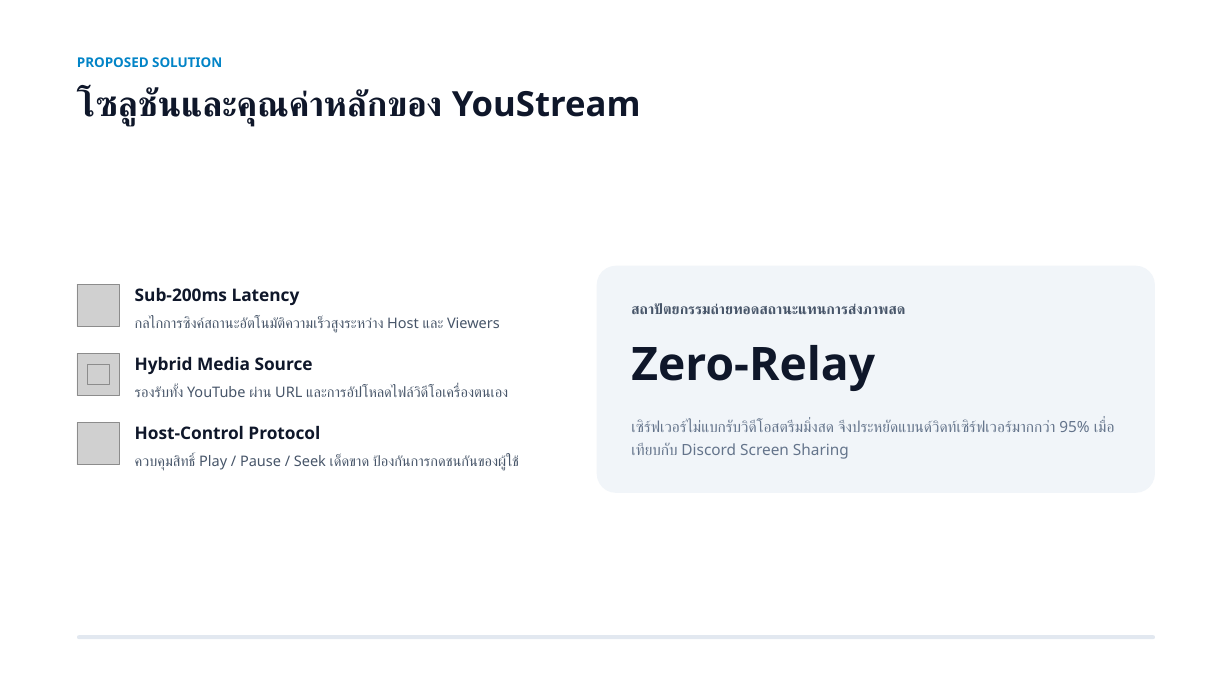
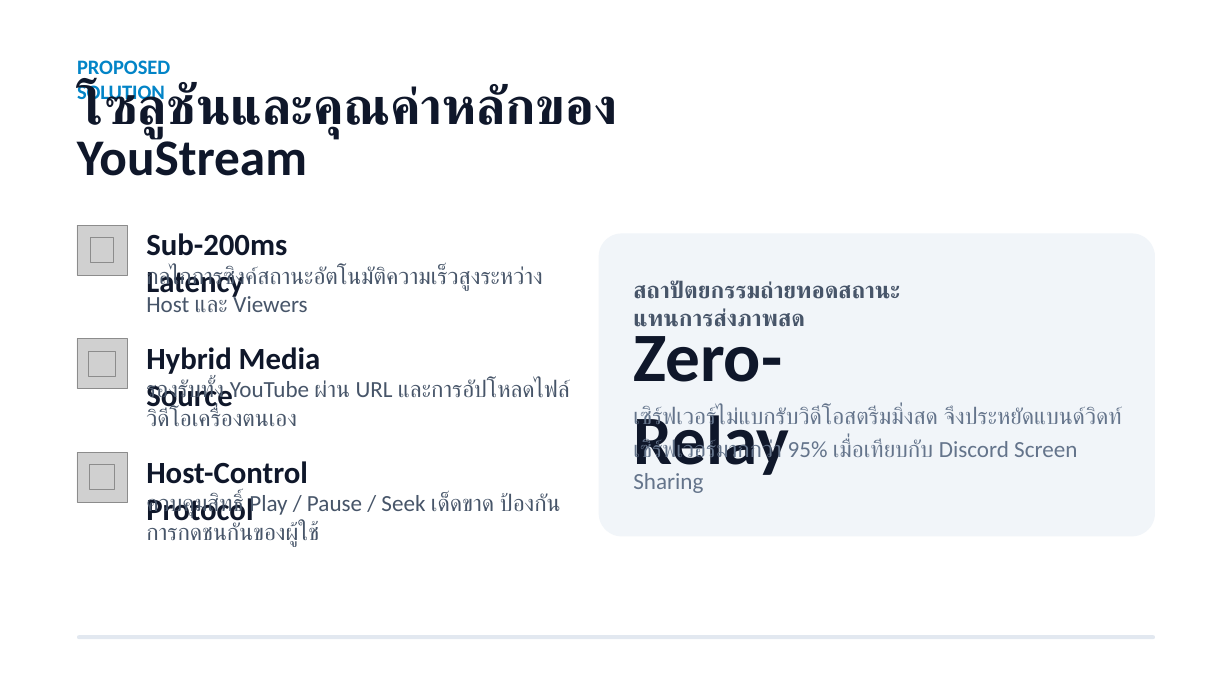
Before and after one commit to PeterGamez/YouStream, a slide deck: slide 3 of YouStream Presentation.pptx. Drawn at 1232x693 pixels with LibreOffice and Linux fonts; fonts in the diff are those of the drawing; grey boxes stand for pictures; background and template pictures are left out. Boxes give left, top, right and bottom in pixels: in the first picture for what was removed or moved away, otherwise in the second. Text is boxed around its words. In the diff, an @@ line names an element or a change of style, - is before the commit and + after.

```diff
--- a/YouStream Presentation.pptx
+++ b/YouStream Presentation.pptx
@@ text "PROPOSED SOLUTION" at [77,60,170,104]: size 10.5 to 16 pt, font Noto Sans to Calibri @@
@@ text "โซลูชันและคุณค่าหลักของ YouStream" at [77,84,617,176]: size 27 to 40 pt, font Noto Sans to Calibri; line spacing 32.4pt to 39.6pt @@
@@ picture added at [77,226,127,275] @@
@@ picture added at [91,238,113,262] @@
@@ size 13.5 to 24 pt, font Noto Sans to Calibri in 3 elements at [146,347,321,414], [146,461,308,528], [146,233,287,301] @@
@@ text "Sub-200ms Latency": place and size @@
-text "Sub-200ms Latency" at [135,288,300,305]
+text "Sub-200ms Latency" at [146,233,287,301]
@@ rounded rectangle: place and size @@
-rounded rectangle at [597,266,1155,494]
+rounded rectangle at [599,234,1155,537]
@@ rounded rectangle at [599,234,1155,537]: proportions changed @@
@@ size 11.2 to 18 pt, font Noto Sans to Calibri; line spacing 1 to 22.5pt in 3 elements at [146,379,570,426], [146,492,545,547], [146,265,543,312] @@
@@ text "กลไกการซิงค์สถานะอัตโนมัติความเร็วสูงระหว่าง Host และ Viewer ...": place and size @@
-text "กลไกการซิงค์สถานะอัตโนมัติความเร็วสูงระหว่าง Host และ Viewer ..." at [135,316,500,332]
+text "กลไกการซิงค์สถานะอัตโนมัติความเร็วสูงระหว่าง Host และ Viewer ..." at [146,265,543,312]
@@ picture removed at [77,284,119,326] @@
@@ text "สถาปัตยกรรมถ่ายทอดสถานะแทนการส่งภาพสด": place and size @@
-text "สถาปัตยกรรมถ่ายทอดสถานะแทนการส่งภาพสด" at [631,303,905,314]
+text "สถาปัตยกรรมถ่ายทอดสถานะแทนการส่งภาพสด" at [633,280,900,327]
@@ text "สถาปัตยกรรมถ่ายทอดสถานะแทนการส่งภาพสด" at [633,280,900,327]: size 11.2 to 18 pt, font Noto Sans to Calibri @@
@@ text "Zero-Relay": place and size @@
-text "Zero-Relay" at [631,345,875,391]
+text "Zero-Relay" at [633,324,789,482]
@@ text "Zero-Relay" at [633,324,789,482]: size 36 to 54 pt, font Noto Sans to Calibri @@
@@ picture: place and size @@
-picture at [77,353,119,396]
+picture at [77,339,127,389]
@@ picture: place and size @@
-picture at [87,365,109,384]
+picture at [88,351,116,376]
@@ text "Hybrid Media Source": place and size @@
-text "Hybrid Media Source" at [135,357,313,374]
+text "Hybrid Media Source" at [146,347,321,414]
@@ text "รองรับทั้ง YouTube ผ่าน URL และการอัปโหลดไฟล์วิดีโอเครื่องตน ...": place and size @@
-text "รองรับทั้ง YouTube ผ่าน URL และการอัปโหลดไฟล์วิดีโอเครื่องตน ..." at [135,386,508,397]
+text "รองรับทั้ง YouTube ผ่าน URL และการอัปโหลดไฟล์วิดีโอเครื่องตน ..." at [146,379,570,426]
@@ text "เซิร์ฟเวอร์ไม่แบกรับวิดีโอสตรีมมิ่งสด จึงประหยัดแบนด์วิดท์เซ ...": place and size @@
-text "เซิร์ฟเวอร์ไม่แบกรับวิดีโอสตรีมมิ่งสด จึงประหยัดแบนด์วิดท์เซ ..." at [631,419,1115,459]
+text "เซิร์ฟเวอร์ไม่แบกรับวิดีโอสตรีมมิ่งสด จึงประหยัดแบนด์วิดท์เซ ..." at [633,406,1123,464]
@@ text "เซิร์ฟเวอร์ไม่แบกรับวิดีโอสตรีมมิ่งสด จึงประหยัดแบนด์วิดท์เซ ..." at [633,406,1123,464]: size 12 to 18 pt, font Noto Sans to Calibri; line spacing 18pt to 25.2pt @@
@@ picture removed at [77,422,119,465] @@
@@ picture added at [77,452,127,502] @@
@@ picture added at [90,465,115,490] @@
@@ text "Host-Control Protocol": place and size @@
-text "Host-Control Protocol" at [135,426,320,439]
+text "Host-Control Protocol" at [146,461,308,528]
@@ text "ควบคุมสิทธิ์ Play / Pause / ...": place and size @@
-text "ควบคุมสิทธิ์ Play / Pause / ..." at [135,455,519,471]
+text "ควบคุมสิทธิ์ Play / Pause / ..." at [146,492,545,547]
```
Also in this commit, not shown: 7 other slides changed, 4 slides added, 4 slides removed.
